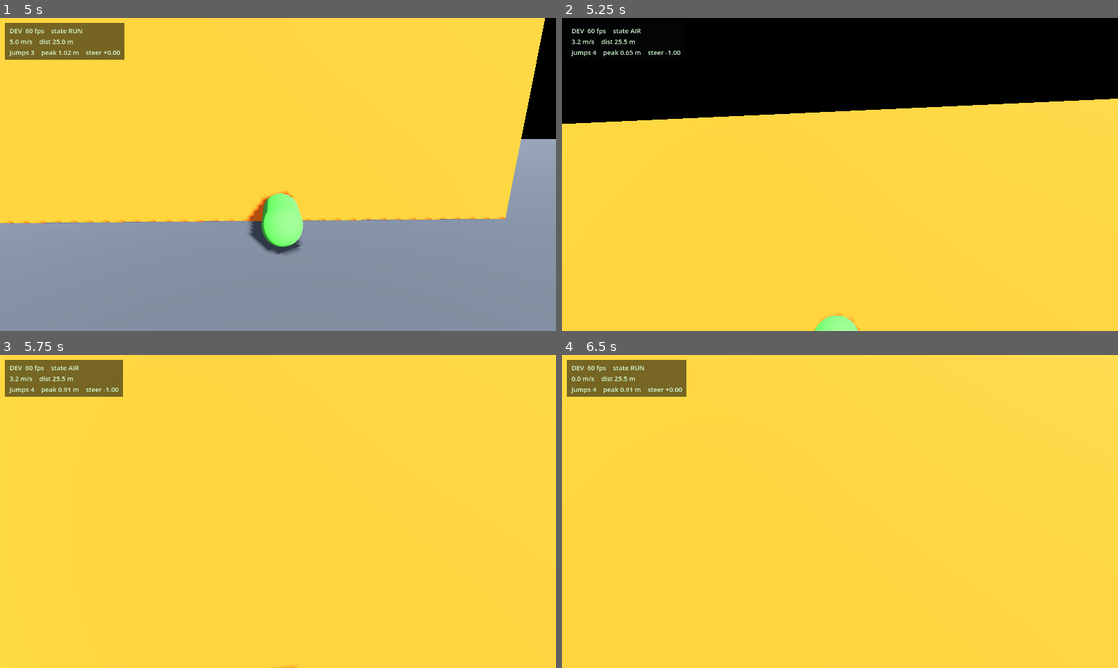
Above: before the commit, frames 1-4 (two rows, left to right).
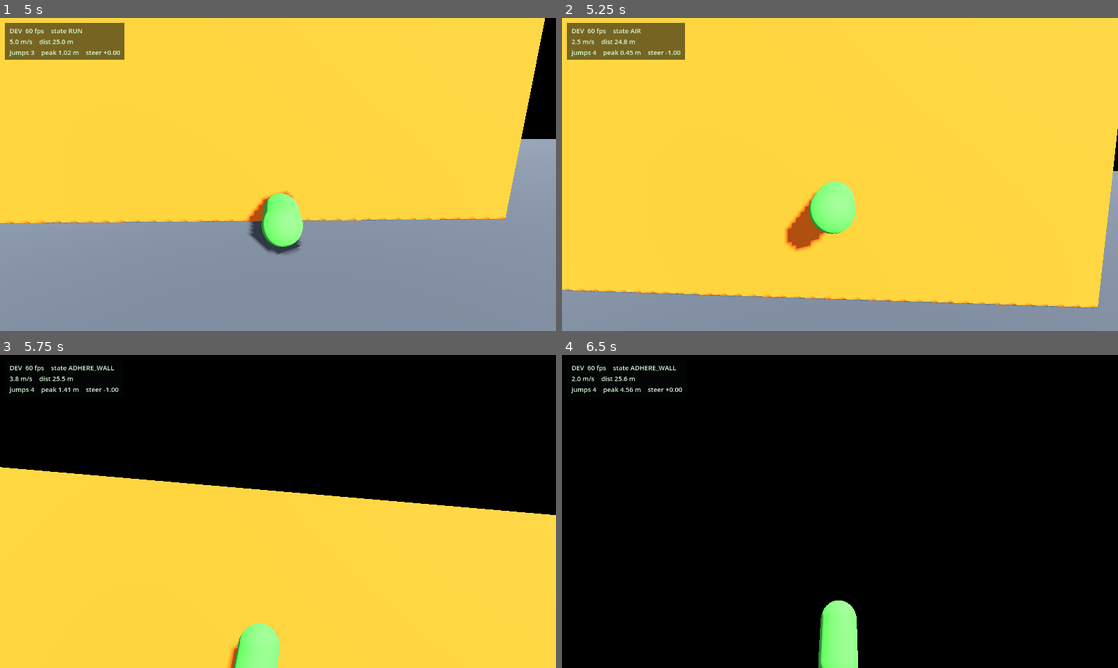
Above: after the commit, the same moments.

Repository: g-shankar/Gecko-run
Game: Godot game, scene res://scenes/main.tscn
The game is run twice, just before and just after one commit, with the same random seed, the same clock (stepped at 60 frames per second) and the same inputs.
Inputs (mouse positions are in pixels of both pictures, inside the frame that each line leads up to):
- Up to frame 1 (5 s): move the mouse to (400, 158) at 0.52 s; hold D (steer_right) 0.53-1.25 s; tap Space (jump) at 0.6, 0.77, 1.07, 2.1, 3.6, 3.77, 4.07 s; click (400, 158) at 0.67 s; drag from (166, 190) to (250, 237) at 1.27 s; move the mouse to (333, 105) at 2.02 s; hold D (steer_right) 2.03-2.75 s; drag from (250, 237) to (111, 127) at 2.77 s; move the mouse to (444, 221) at 3.52 s; hold A (steer_left) 3.53-4.25 s; drag from (111, 127) to (194, 96) at 4.27 s
- Up to frame 2 (5.25 s): move the mouse to (867, 174) at 5.02 s; hold A (steer_left) from 5.03 s (still down); tap Space (jump) at 5.1 s; click (867, 174) at 5.17 s
- Up to frame 3 (5.75 s): keep holding A (steer_left)
- Up to frame 4 (6.5 s): release A (steer_left) at 5.75 s; drag from (756, 433) to (728, 527) at 5.77 s

Frame 1 is identical in both runs. In frame 2, 43% of the frame differs, in the area x 0-100%, y 0-100%; in frame 3, 44%; in frame 4, 100%.

Commit message:
P7: wall kick (push-off jump) with momentum preservation

Diff:
--- a/scripts/player/gecko_controller.gd
+++ b/scripts/player/gecko_controller.gd
@@ -37,6 +37,11 @@
 ## after latching (s). Must cover wall_latch_dist / adhere_press_speed with
 ## margin, or the gecko lets go just before touching.
 @export var wall_run_speed: float = 4.2 ## Auto-climb speed along the wall (m/s).
+@export var wall_jump_push: float = 4.5 ## Wall-jump shove AWAY from the surface (m/s).
+@export var wall_jump_up: float = 5.0 ## Wall-jump boost ALONG the surface, upward (m/s).
+@export var adhere_cooldown: float = 0.35 ## After a wall jump, ignore walls this
+## long (s) — otherwise a feeler ray catches the same wall mid-arc and
+## re-sticks instantly.
 
 ## --- State ------------------------------------------------------------------
 ## Full state list from spec §7; only RUN/AIR are used so far.
@@ -68,6 +73,9 @@
 var wall_normal: Vector3 = Vector3.UP
 var stat_state: String = "RUN"
 var _adhere_grace: float = 0.0
+var _adhere_cooldown: float = 0.0 ## P7: grace after a wall jump (no re-stick).
+var _kick_timer: float = 0.0 ## P7: after a wall kick, the shove-off momentum
+## is preserved briefly instead of being stomped by the auto-run.
 
 @onready var _wall_ray_l: RayCast3D = $WallRayL
 @onready var _wall_ray_r: RayCast3D = $WallRayR
@@ -116,6 +124,10 @@
 func _physics_process(delta: float) -> void:
 	if _touch_active:
 		_touch_time += delta
+	if _adhere_cooldown > 0.0:
+		_adhere_cooldown -= delta
+	if _kick_timer > 0.0:
+		_kick_timer -= delta
 	_update_state()
 	if state == MoveState.RUN or state == MoveState.AIR:
 		_check_wall_adhesion()
@@ -146,6 +158,8 @@
 ## wall_detect_dist, but we only LATCH on contact (dist <= wall_latch_dist) —
 ## the gecko should touch the wall, not stick to thin air a meter away.
 func _check_wall_adhesion() -> void:
+	if _adhere_cooldown > 0.0:
+		return # P7: just kicked off; don't catch the same wall mid-arc.
 	var best_normal := Vector3.ZERO
 	var best_dist := wall_latch_dist
 	for ray: RayCast3D in [_wall_ray_l, _wall_ray_r]:
@@ -208,9 +222,10 @@
 
 
 ## Any exit from the wall restores world-up so gravity and floor detection
-## behave normally again. (P7 will add the proper push-off jump.)
+## behave normally again.
 func _detach_from_wall() -> void:
 	up_direction = Vector3.UP
+	_reset_upright_basis()
 	state = MoveState.AIR
 	stat_state = "AIR"
 
@@ -233,10 +248,17 @@
 
 func _do_jump() -> void:
 	if state == MoveState.ADHERE_WALL:
-		# P5: jumping while stuck just lets go (world-up jump, then fall).
-		# P7 replaces this with a real push-off-the-wall jump.
+		# P7: the wall kick. Shove away from the surface plus up along it,
+		# then AIR with a restored upright frame. Run -> wall -> climb ->
+		# kick -> land is the core loop.
+		var up_wall: Vector3 = -global_transform.basis.z
+		velocity = wall_normal * wall_jump_push + up_wall * wall_jump_up
+		_reset_upright_basis()
 		up_direction = Vector3.UP
-	velocity.y = jump_velocity
+		_adhere_cooldown = adhere_cooldown
+		_kick_timer = 0.35
+	else:
+		velocity.y = jump_velocity
 	_buffer_timer = 0.0 # Consume both so one press = one jump.
 	_coyote_timer = 0.0
 	state = MoveState.AIR
@@ -244,6 +266,13 @@
 	stat_jumps += 1
 	_jump_start_y = global_position.y
 	stat_last_peak = 0.0
+
+
+## P7: restore the upright running frame (face down-track, head up) after
+## leaving a wall. Without this the gecko keeps its wall-tilted basis and
+## runs sideways through the world.
+func _reset_upright_basis() -> void:
+	global_transform.basis = Basis(Vector3.RIGHT, Vector3.UP, Vector3.BACK).orthonormalized()
 
 
 func _apply_run_movement(delta: float) -> void:
@@ -257,7 +286,12 @@
 	velocity.x = move_toward(velocity.x, target_lateral, steer_accel * delta)
 
 	# 2. Auto-forward: constant speed, always -Z. The player never controls this.
-	velocity.z = -run_speed
+	# P7: right after a wall kick the shove-off momentum is preserved and
+	# eased back into the auto-run, so the kick visibly arcs off the wall.
+	if _kick_timer > 0.0:
+		velocity.z = move_toward(velocity.z, -run_speed, 30.0 * delta)
+	else:
+		velocity.z = -run_speed
 
 	# 3. Gravity: keeps the gecko planted; lets it leave the ground when jumping.
 	if not is_on_floor():
--- /dev/null
+++ b/tests/test_p7.gd
@@ -0,0 +1,70 @@
+extends SceneTree
+## P7 headless acceptance test: while adhered, Space kicks the gecko off the
+## wall (away + up into AIR), it arcs, lands upright, and resumes RUN.
+##
+## Run: godot --headless --path <project> --script res://tests/test_p7.gd
+
+var _gecko: Node
+var _checks: Array = []
+
+
+func _init() -> void:
+	call_deferred("_run")
+
+
+func _run() -> void:
+	var packed: PackedScene = load("res://scenes/main.tscn")
+	var scene: Node = packed.instantiate()
+	root.add_child(scene)
+	_gecko = scene.get_node("Gecko")
+	# Ride the wall up a little first (P6).
+	var adhered := false
+	for i in range(600):
+		await physics_frame
+		if _gecko.get("state") == 2: # ADHERE_WALL
+			adhered = true
+			break
+	_check("gecko adhered to the wall", adhered)
+	if not adhered:
+		_finish()
+		return
+	for i in range(30):
+		await physics_frame
+	# Kick off the wall via the real input path.
+	Input.action_press("jump")
+	await physics_frame
+	Input.action_release("jump")
+	await physics_frame
+	var state: int = _gecko.get("state")
+	var vel: Vector3 = _gecko.get("velocity")
+	_check("wall kick leaves the wall (state == AIR)", state == 1)
+	# Wall normal is (0,0,1): push = +Z, up along wall = +Y.
+	_check("kick shoves away from the wall (vz > 2)", vel.z > 2.0)
+	_check("kick boosts upward (vy > 2)", vel.y > 2.0)
+	print("  kick velocity: %s" % str(vel))
+	# It should arc, land upright, and resume running.
+	var landed := false
+	for i in range(240):
+		await physics_frame
+		if _gecko.get("state") == 0: # RUN
+			landed = true
+			break
+	_check("gecko lands and resumes RUN", landed)
+	var basis_y: Vector3 = _gecko.global_transform.basis.y
+	_check("gecko upright after landing (basis.y ~= 0,1,0)",
+		basis_y.distance_to(Vector3.UP) < 0.1)
+	_finish()
+
+
+func _check(label: String, ok: bool) -> void:
+	_checks.append([label, ok])
+
+
+func _finish() -> void:
+	var failed := 0
+	for c in _checks:
+		print(("PASS " if c[1] else "FAIL ") + c[0])
+		if not c[1]:
+			failed += 1
+	print("P7_RESULT: %d/%d passed" % [_checks.size() - failed, _checks.size()])
+	quit(1 if failed > 0 else 0)
